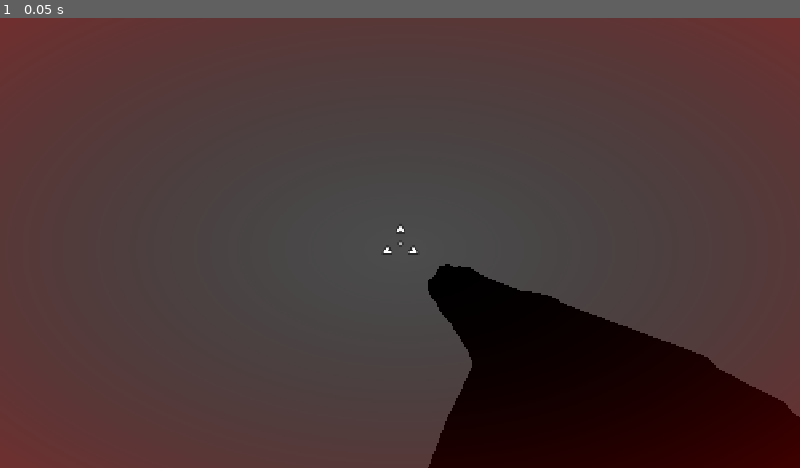
Above: before the commit, frame 1.
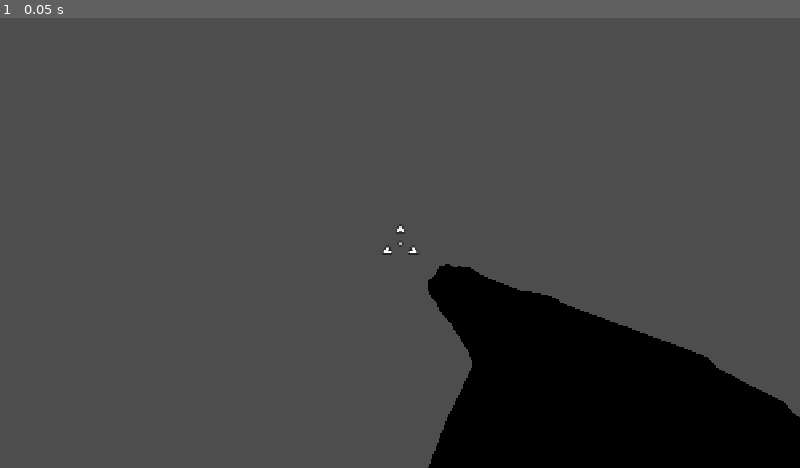
Above: after the commit, the same moment.

Repository: Qainguin/ctf
Game: Godot game, scene res://Scenes/player.tscn
The game is run twice, just before and just after one commit, with the same random seed, the same clock (stepped at 60 frames per second) and the same inputs. This scene is started directly instead of the project's main scene. Sound files missing from this copy of the repository are replaced by a short silence.
Inputs:
- Up to frame 1 (0.05 s): no input

The runs differ from the first frame. In frame 1, 13% of the frame differs, in the area x 0-100%, y 0-100%.

Commit message:
Finally Fixed Blood Overlay

Diff:
--- a/Scenes/player.tscn
+++ b/Scenes/player.tscn
@@ -121,7 +121,7 @@
 "times": PackedFloat32Array(0),
 "transitions": PackedFloat32Array(1),
 "update": 0,
-"values": [Color(1, 1, 1, 1)]
+"values": [Color(1, 1, 1, 0)]
 }
 
 [sub_resource type="AnimationLibrary" id="AnimationLibrary_3vlem"]
@@ -174,6 +174,7 @@
 [node name="HUD" type="CanvasLayer" parent="."]
 
 [node name="BloodOverlay" type="TextureRect" parent="HUD"]
+modulate = Color(1, 1, 1, 0)
 offset_right = 1280.0
 offset_bottom = 720.0
 texture = SubResource("GradientTexture2D_3vlem")
--- a/Scripts/player.gd
+++ b/Scripts/player.gd
@@ -33,7 +33,11 @@
 var speed := WALK_SPEED
 var running := false
 
-@export var health := 10
+@export var health := 10:
+	set(value):
+		health = value
+		if is_multiplayer_authority():
+			blood_animator.play("hit")
 
 func _enter_tree() -> void:
 	set_multiplayer_authority(name.to_int())
@@ -91,8 +95,6 @@
 @rpc("any_peer")
 func hit() -> void:
 	health -= 1
-	blood_animator.play("hit")
-
 
 func kill() -> void:
 	death_sound.stream = DEATH_SOUNDS.pick_random()
